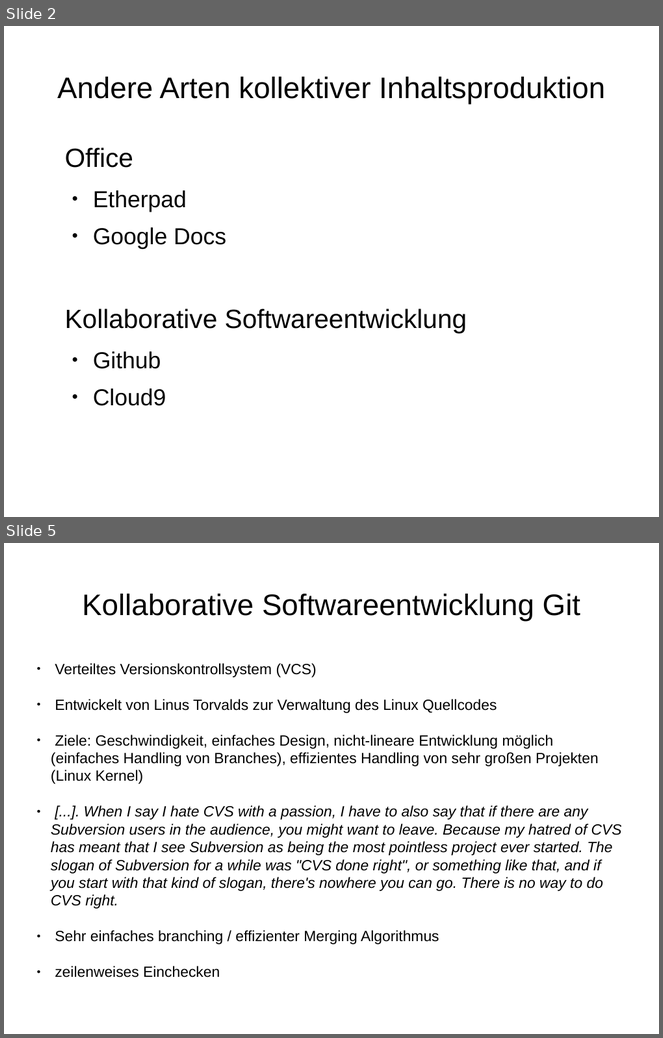
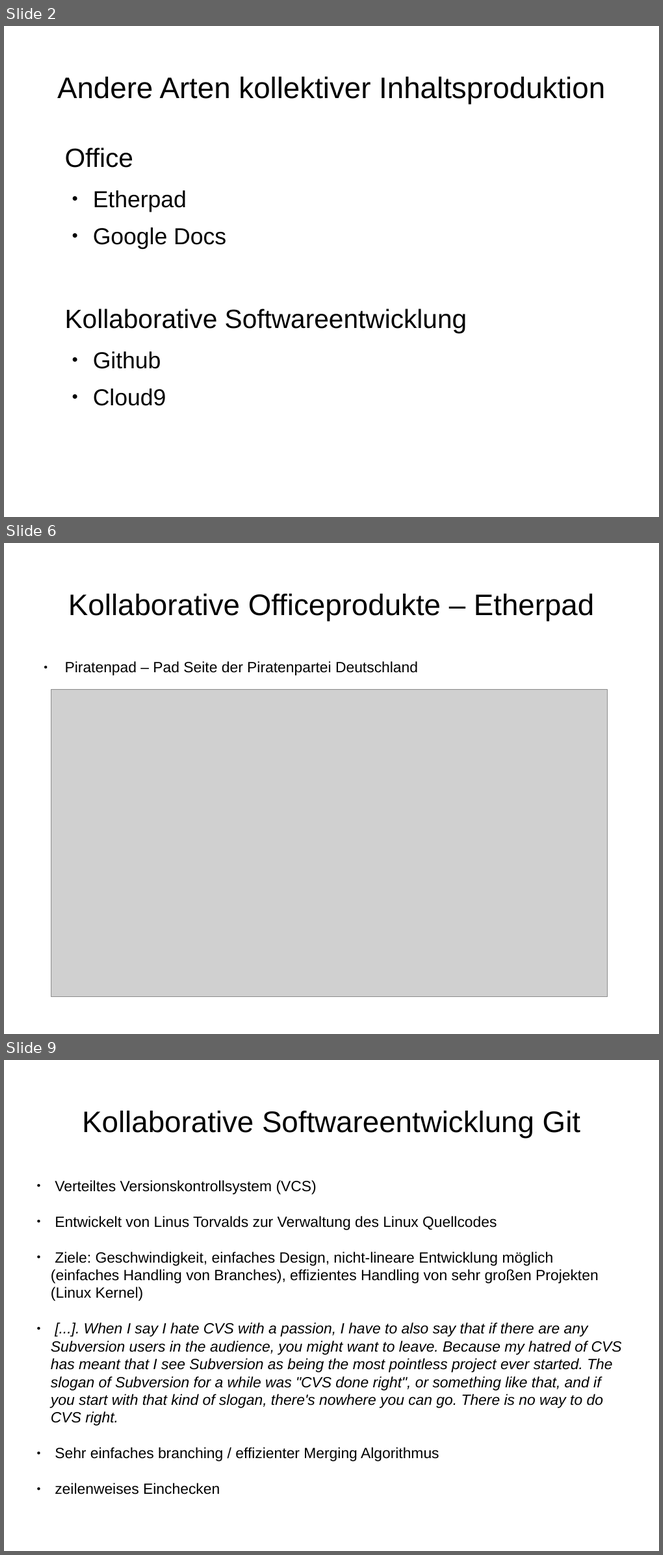
Before and after one commit to rommsen/Seminar_1905, a slide deck: referat/Kapitel4.odp. Shown one above the other, each under a label of ours: slides 2 and 5 before the commit, slides 2, 6 and 9 after it; the slides between them are not shown. The pictures are 663x1038 and 663x1555 pixels, drawn with LibreOffice and Linux fonts; fonts in the diff are those of the drawing; grey boxes stand for pictures. Boxes give left, top, right and bottom in pixels: in the first picture for what was removed or moved away, otherwise in the second. Text is boxed around its words. In the diff, an @@ line names an element or a change of style, - is before the commit and + after.

```diff
--- a/referat/Kapitel4.odp
+++ b/referat/Kapitel4.odp
@@ slide 6 added at box(4, 543, 659, 1034), background #FFFFFF @@
@@ title added at box(68, 594, 594, 621), 36 pt, text #000000 @@
+Kollaborative Officeprodukte – Etherpad
@@ text added at box(65, 661, 418, 676), 18 pt, text #000000 @@
+● Piratenpad – Pad Seite der Piratenpartei Deutschland
@@ picture added at box(51, 689, 608, 997) @@
@@ what was slide 5 is now slide 9 @@
```
Also in this commit, not shown: 5 slides changed, 5 other slides added, 2 slides removed.
